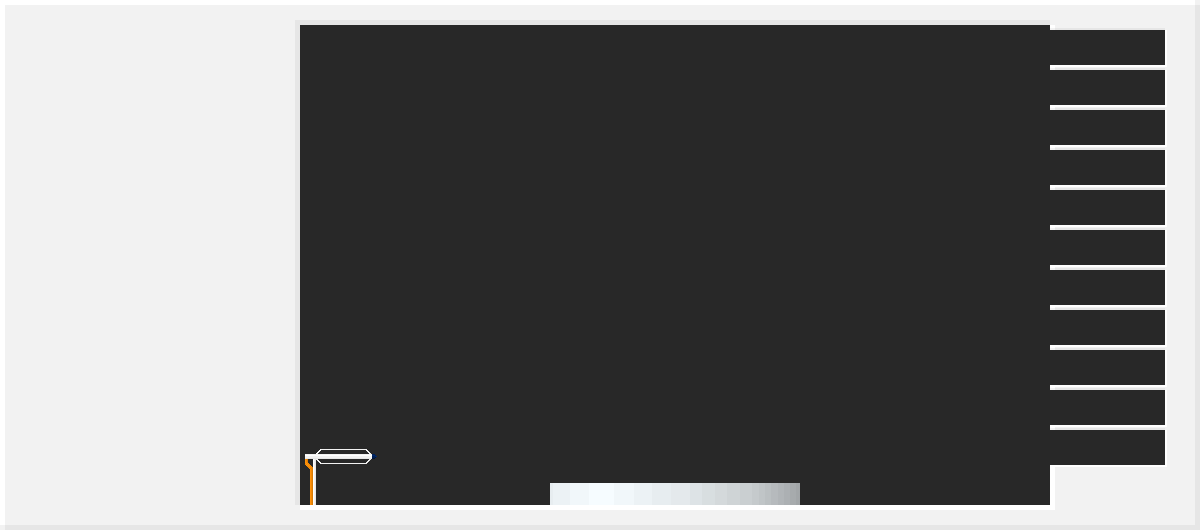
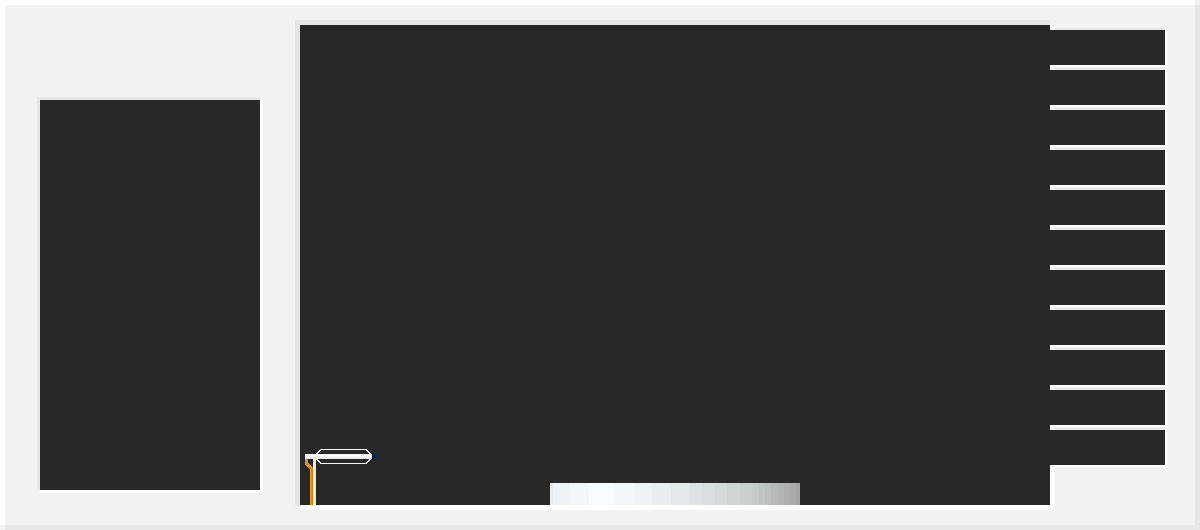
Two versions of the same layered image (1200×530). Layer-by-layer changes:
painted on "3D Effect" over [37,97,263,493]
painted on "Background" over [40,100,260,490]
